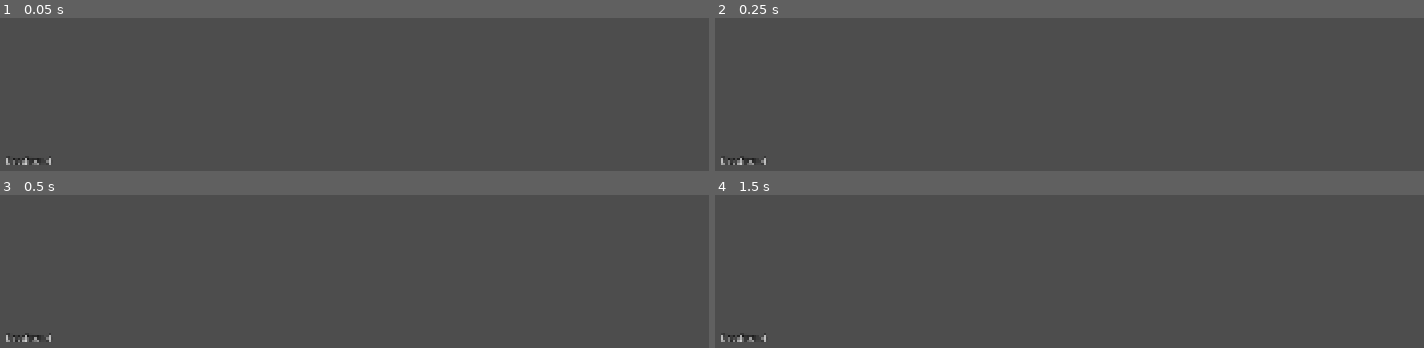
Above: before the commit, frames 1-4 (two rows, left to right).
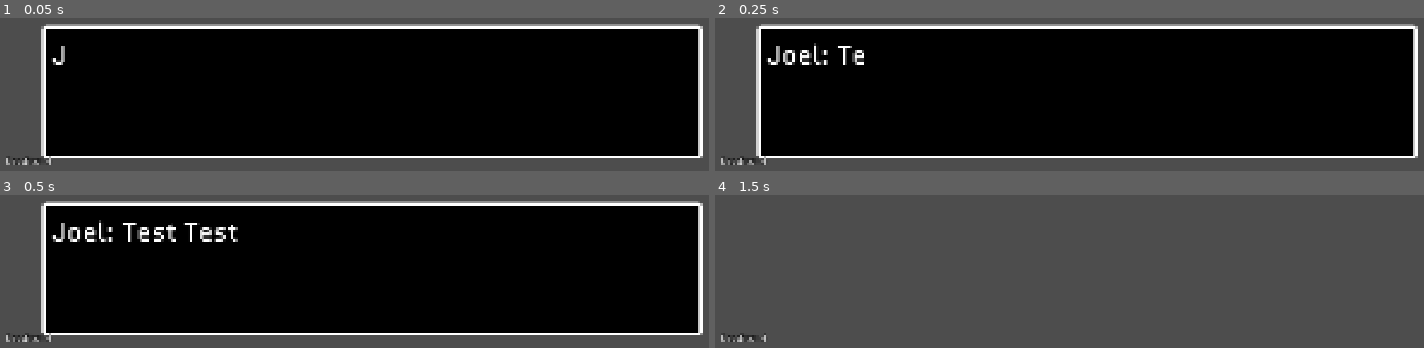
Above: after the commit, the same moments.

Repository: jillzilla/FBDB
Game: Godot game, scene res://assets/scenes/text_box.tscn
The game is run twice, just before and just after one commit, with the same random seed, the same clock (stepped at 60 frames per second) and the same inputs. This scene is started directly instead of the project's main scene.
Inputs (mouse positions are in pixels of both pictures, inside the frame that each line leads up to):
- Up to frame 1 (0.05 s): no input
- Up to frame 2 (0.25 s): no input
- Up to frame 3 (0.5 s): no input
- Up to frame 4 (1.5 s): tap Enter (NextStage) at 0.5, 0.6, 1.35 s; move the mouse to (outside the picture) at 0.52 s; tap Space at 1.25 s; move the mouse to (outside the picture) at 1.27 s

The runs differ from the first frame. In frame 1, 82% of the frame differs, in the area x 5-100%, y 3-92%; in frame 2, 82%; in frame 3, 82%; in frame 4, nothing differs.

Commit message:
polished dialogue box

Diff:
--- a/assets/scenes/text_box.tscn
+++ b/assets/scenes/text_box.tscn
@@ -3,11 +3,11 @@
 [ext_resource type="Theme" uid="uid://bx3e8s5o62yt6" path="res://assets/themes/main_theme.tres" id="1_ghwiw"]
 [ext_resource type="Script" uid="uid://b0ppktqmsgv4e" path="res://assets/scripts/text_box.gd" id="1_pho2x"]
 
-[node name="TextBox" type="CanvasLayer" unique_id=1591762175 node_paths=PackedStringArray("text_box_container", "text_dialogue")]
+[node name="TextBox" type="CanvasLayer" unique_id=1591762175 node_paths=PackedStringArray("whole_thing", "text_dialogue")]
 layer = 0
 script = ExtResource("1_pho2x")
-text_box_container = NodePath("Control/MarginContainer")
-text_dialogue = NodePath("Control/MarginContainer/MarginContainer/Text")
+whole_thing = NodePath("Control")
+text_dialogue = NodePath("Control/DialogueContainer/MarginContainer/Text")
 
 [node name="Control" type="Control" parent="." unique_id=1384950693]
 layout_mode = 3
@@ -19,32 +19,34 @@
 theme = ExtResource("1_ghwiw")
 metadata/_edit_lock_ = true
 
-[node name="MarginContainer" type="MarginContainer" parent="Control" unique_id=646321230]
+[node name="DialogueContainer" type="MarginContainer" parent="Control" unique_id=646321230]
 layout_mode = 1
 anchors_preset = -1
 anchor_left = 0.5
-anchor_top = 0.77000004
+anchor_top = 0.8
 anchor_right = 0.5
-anchor_bottom = 0.77000004
-offset_left = -896.0
-offset_top = -191.60004
-offset_right = 896.0
-offset_bottom = 192.39996
-metadata/_edit_lock_ = true
+anchor_bottom = 0.8
+offset_left = -791.5
+offset_top = -160.0
+offset_right = 791.5
+offset_bottom = 160.0
+grow_horizontal = 2
+grow_vertical = 2
 
-[node name="Panel" type="Panel" parent="Control/MarginContainer" unique_id=428723262]
+[node name="Panel" type="Panel" parent="Control/DialogueContainer" unique_id=428723262]
 layout_mode = 2
 metadata/_edit_lock_ = true
 
-[node name="MarginContainer" type="MarginContainer" parent="Control/MarginContainer" unique_id=1664660525]
+[node name="MarginContainer" type="MarginContainer" parent="Control/DialogueContainer" unique_id=1664660525]
 layout_mode = 2
+size_flags_horizontal = 8
 theme_override_constants/margin_left = 24
 theme_override_constants/margin_top = 24
 theme_override_constants/margin_right = 24
 theme_override_constants/margin_bottom = 24
 metadata/_edit_lock_ = true
 
-[node name="Text" type="Label" parent="Control/MarginContainer/MarginContainer" unique_id=1678684271]
+[node name="Text" type="Label" parent="Control/DialogueContainer/MarginContainer" unique_id=1678684271]
 custom_minimum_size = Vector2(1535, 272)
 layout_mode = 2
 size_flags_horizontal = 3
--- a/assets/scripts/text_box.gd
+++ b/assets/scripts/text_box.gd
@@ -5,9 +5,11 @@
 #variables
 const CHAR_READ_RATE : float = 0.03;
 
+@export var whole_thing : Control;
+
+@export var text_dialogue : Label;
+
 @onready var tween : Tween = null;
-@export var text_box_container : MarginContainer;
-@export var text_dialogue : Label;
 
 enum States
 {
@@ -24,8 +26,10 @@
 	text_end.connect(_text_ended);
 	_hide_textbox();
 
+	_queue_text("Joel: Test Test Test. It's working, it's actually working!")
+
 func _hide_textbox() -> void:
-	text_box_container.visible = false;
+	whole_thing.visible = false;
 	text_dialogue.text = "";
 
 func _process(_delta: float) -> void:
@@ -44,7 +48,7 @@
 				_hide_textbox();
 
 func _show_textbox() -> void:
-	text_box_container.visible = true;
+	whole_thing.visible = true;
 
 func _queue_text(t: String) -> void:
 	text_queue.push_back(t);
